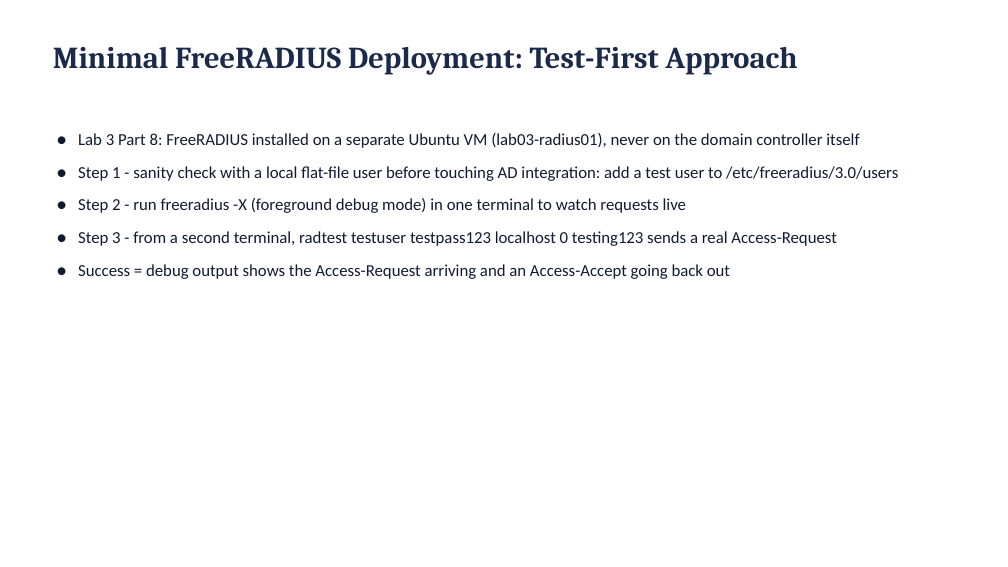
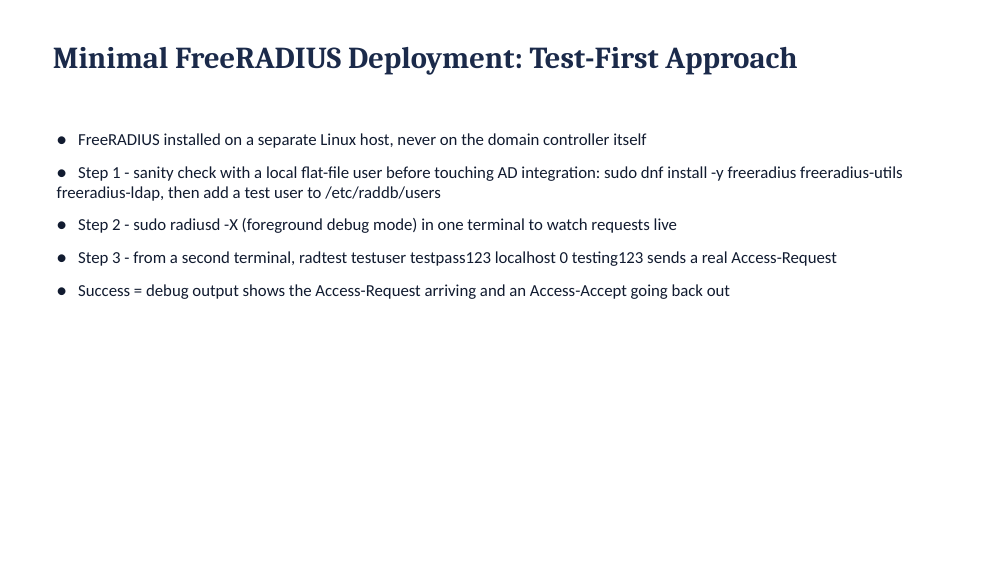
Before and after one commit to BYU-CYBER-444/byu-cyber-444.github.io, a slide deck: slide 63 of lectures/CYBER444_Week03_Windows_Server_Administration.pptx (slide 51 before the commit). Drawn at 1008x567 pixels with LibreOffice and Linux fonts; fonts in the diff are those of the drawing. Boxes give left, top, right and bottom in pixels: in the first picture for what was removed or moved away, otherwise in the second. Text is boxed around its words. In the diff, an @@ line names an element or a change of style, - is before the commit and + after.

```diff
--- a/lectures/CYBER444_Week03_Windows_Server_Administration.pptx
+++ b/lectures/CYBER444_Week03_Windows_Server_Administration.pptx
@@ text at box(57, 133, 903, 233): text changed @@
-● Lab 3 Part 8: FreeRADIUS installed on a separate Ubuntu VM (lab03-radius01), never on the domain controller itself
-● Step 1 - sanity check with a local flat-file user before touching AD integration: add a test user to /etc/freeradius/3.0/users
-● Step 2 - run freeradius -X (foreground debug mode) in one terminal to watch requests live
+● FreeRADIUS installed on a separate Linux host, never on the domain controller itself
+● Step 1 - sanity check with a local flat-file user before touching AD integration: sudo dnf install -y freeradius freeradius-utils freeradius-ldap, then add a test user to /etc/raddb/users
+● Step 2 - sudo radiusd -X (foreground debug mode) in one terminal to watch requests live
```
Also in this commit, not shown: 14 other slides changed, 15 slides added, 1 slide removed, 2 other files.
